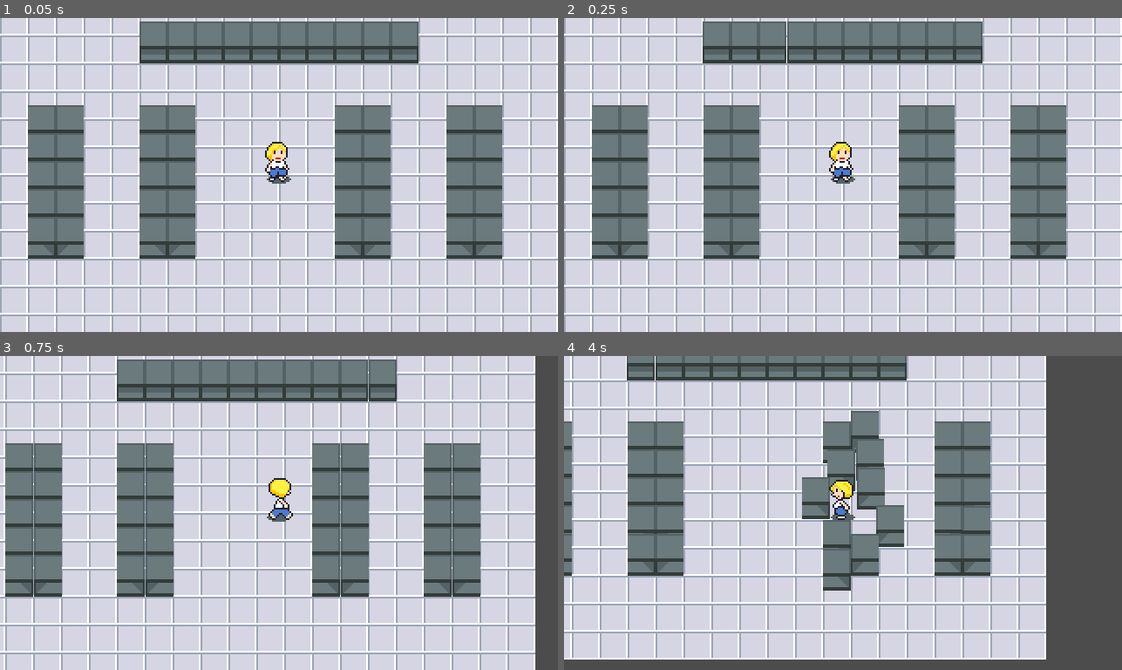
Above: before the commit, frames 1-4 (two rows, left to right).
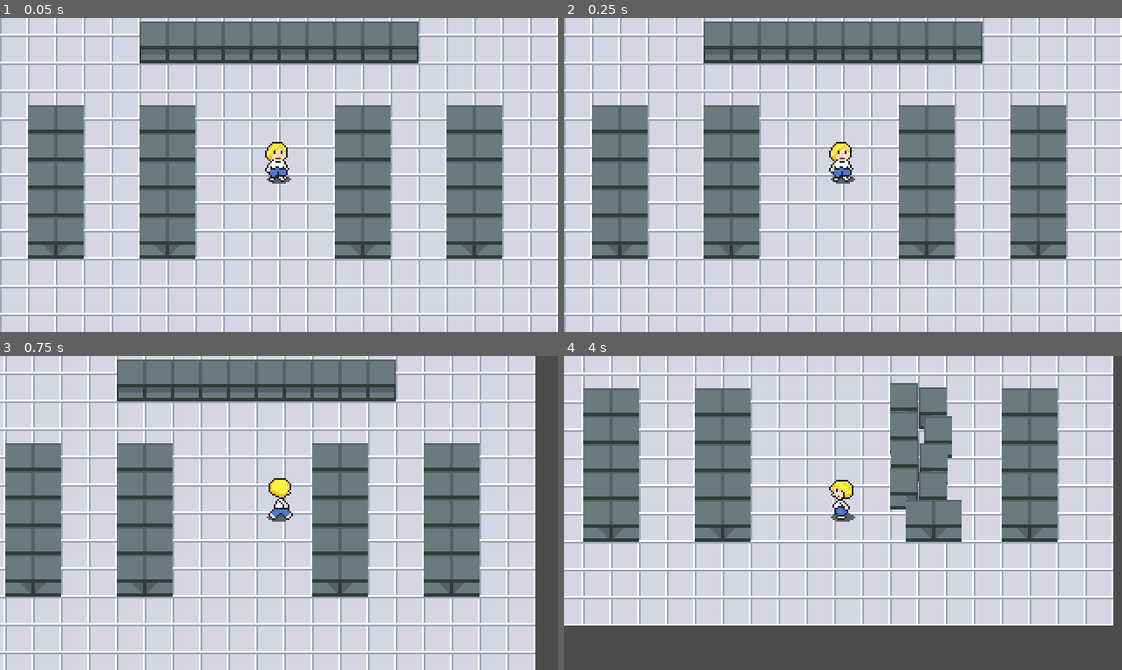
Above: after the commit, the same moments.

Repository: martindzejky/the-last-toilet-paper
Game: Godot game, scene res://scenes/main.tscn
Two runs of this game, one before a commit and one after it. Both use one fixed random seed, a clock stepped at 60 frames per second and the inputs below.
Inputs:
- Up to frame 1 (0.05 s): no input
- Up to frame 2 (0.25 s): no input
- Up to frame 3 (0.75 s): tap Enter at 0.5 s; hold D (move_right) from 0.53 s (still down)
- Up to frame 4 (4 s): release D (move_right) at 1.28 s; hold S (move_down) 1.28-2.03 s; hold D (move_right) 2.03-2.78 s; hold W (move_up) 2.78-3.53 s; hold A (move_left) from 3.53 s (still down)

Frame 1 is identical in both runs. In frame 2, less than 0.1% of the frame differs, in the area x 24-40%, y 1-15%; in frame 3, 0.7%; in frame 4, 70%, in the area x 0-99%, y 0-97%.

Commit message:
fix the pushing system

Diff:
--- a/scripts/base/kinematic_body_with_velocity.gd
+++ b/scripts/base/kinematic_body_with_velocity.gd
@@ -9,19 +9,31 @@
 
 
 func _physics_process(delta):
+    moveAndPush(self, velocity * delta)
+    velocity = Vector2.ZERO
+
+
+func moveAndPush(body, movement):
+    if movement.length() < 0.01:
+        return
+
     # mooooove!
-    var collision = move_and_collide(velocity * delta)
+    var collision = body.move_and_collide(movement)
 
     # pushing stuff here
     if collision:
         var remainder = collision.remainder
         var collider = collision.collider
 
+        # exit early if the other object cannot be pushed
+        if !('canBePushed' in collider) or !collider.canBePushed:
+            return
+
         var dir = Vector2.ZERO
-        var dirFromPlayerToObject = collider.global_position - global_position
+        var dirFromBodyToCollider = collider.global_position - global_position
 
         # get the remainder vector's angle (in RADIANS!) and use it to set the correct direction
-        var angle = dirFromPlayerToObject.angle() + 2*PI
+        var angle = dirFromBodyToCollider.normalized().angle() + 2*PI
 
         if angle < PI*5/4:
             dir.x -= 1
@@ -34,12 +46,9 @@
         else:
             dir.x -= 1
 
-        var pushVelocity = dir * remainder.length() / delta
+        var pushVelocity = dir * remainder.length() * 0.6
 
-        # only push objects that can be pushed
-        if 'canBePushed' in collider and collider.canBePushed:
-            # transfer velocity
-            collider.velocity = pushVelocity * .7
-
-    # finally, stop moving
-    velocity = Vector2.ZERO
+        # try moving the collider
+        moveAndPush(collider, pushVelocity)
+        #collider.move_and_collide(pushVelocity)
+        body.move_and_collide(remainder)
--- a/scripts/player.gd
+++ b/scripts/player.gd
@@ -8,7 +8,7 @@
     pass
 
 
-func _physics_process(delta):
+func _physics_process(_delta):
     velocity = Vector2.ZERO
 
     if (Input.is_action_pressed('move_left')):
